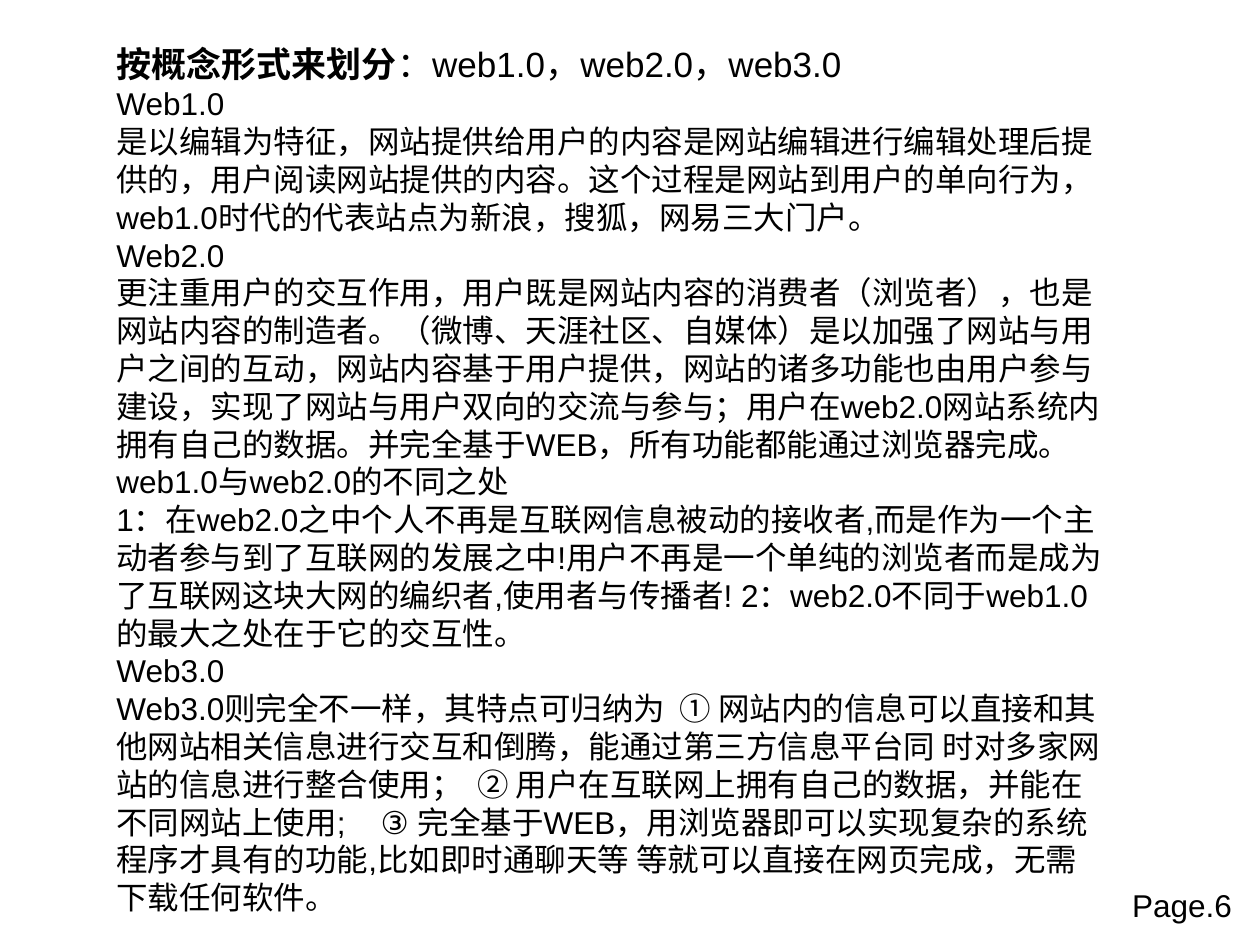
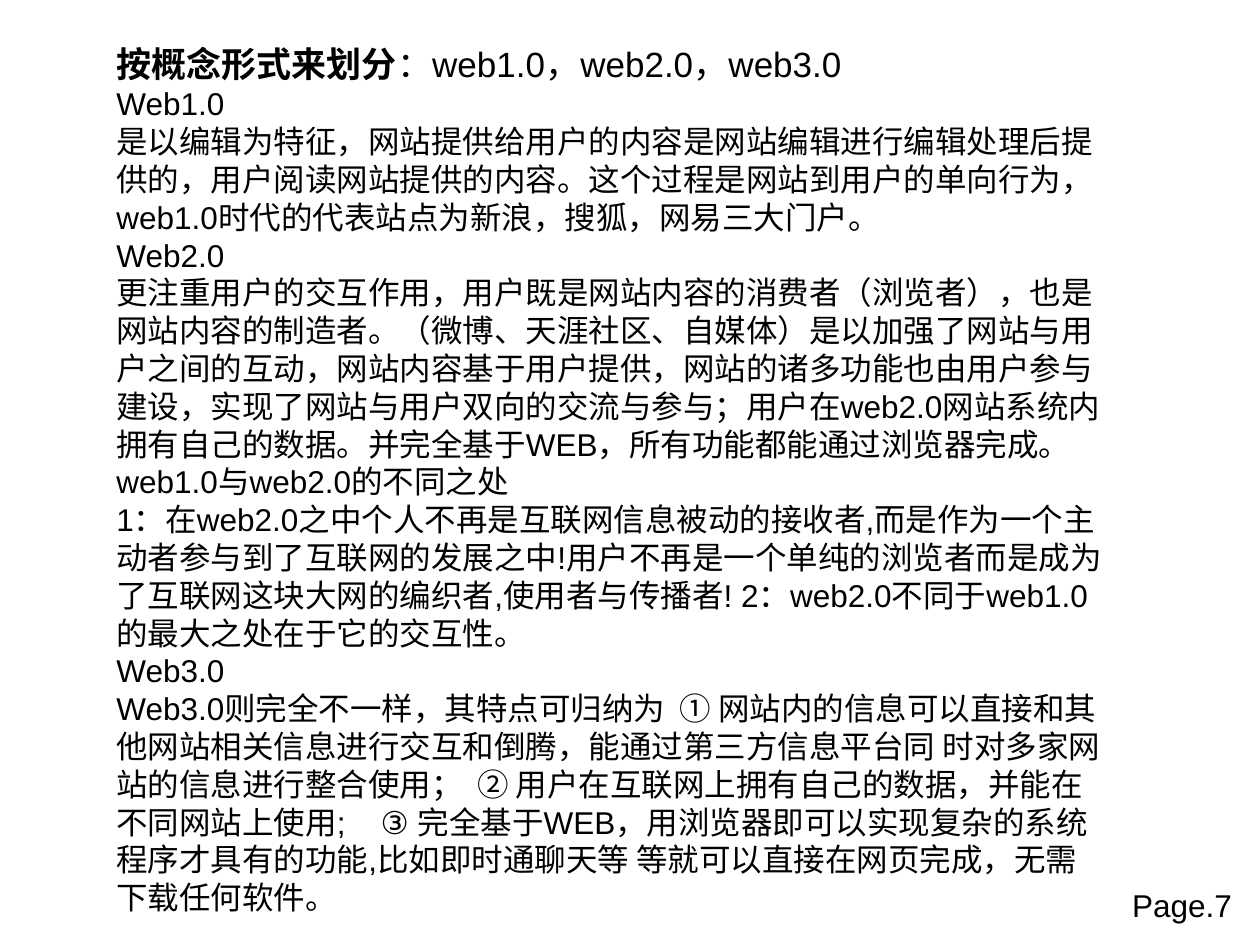
Before and after one commit to xami/joke, a slide deck: slide 7 of docs/快速搭建网站.ppt. Drawn at 1260x945 pixels with LibreOffice and Linux fonts; fonts in the diff are those of the drawing; background and template pictures are left out. Boxes give left, top, right and bottom in pixels: in the first picture for what was removed or moved away, otherwise in the second. Text is boxed around its words. In the diff, an @@ line names an element or a change of style, - is before the commit and + after.

```diff
--- a/docs/快速搭建网站.ppt
+++ b/docs/快速搭建网站.ppt
@@ text at [1132,895,1232,923]: text changed @@
-Page.6
+Page.7
```
Also in this commit, not shown: 1 other slide changed, 1 slide added, 1 slide removed, 18 other files.
